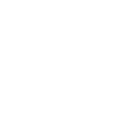
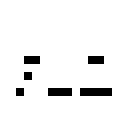
Comparing the layer stacks of the two (128, 128) images. Changes:
painted on "text" over box(16, 56, 112, 96)
